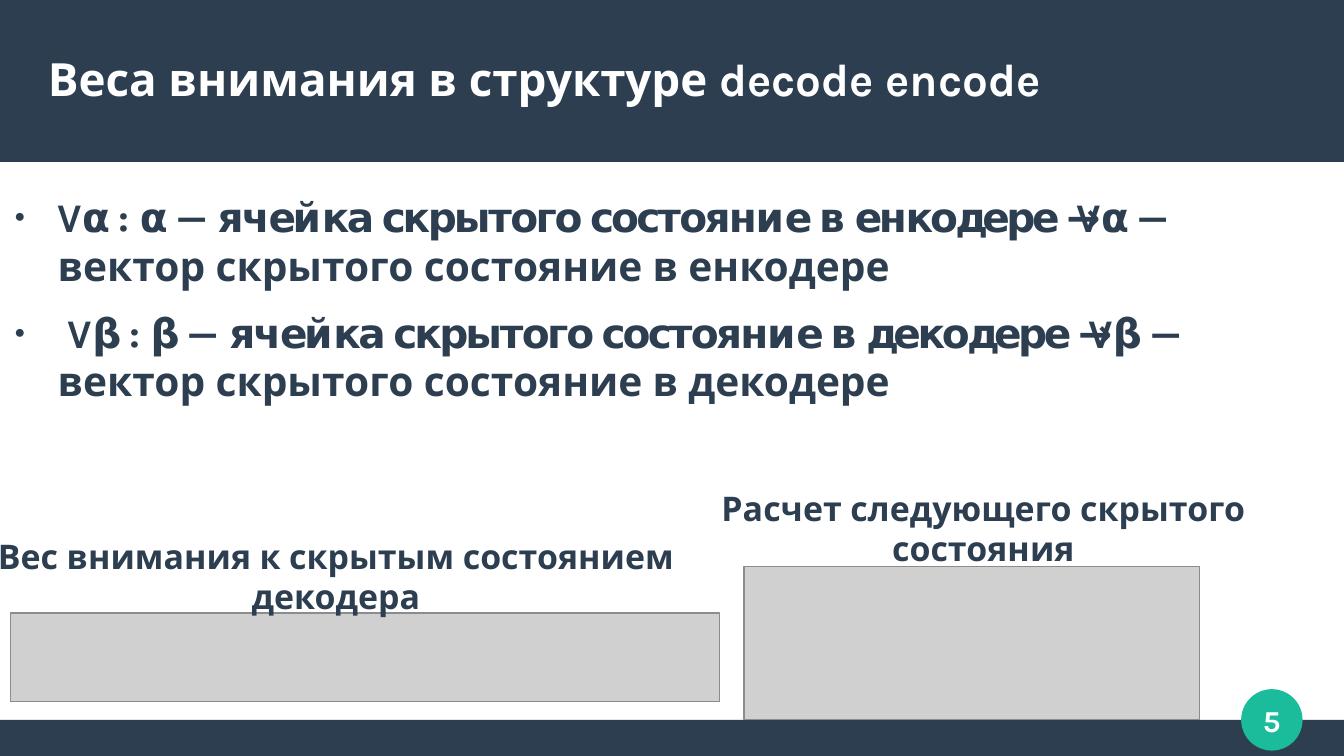
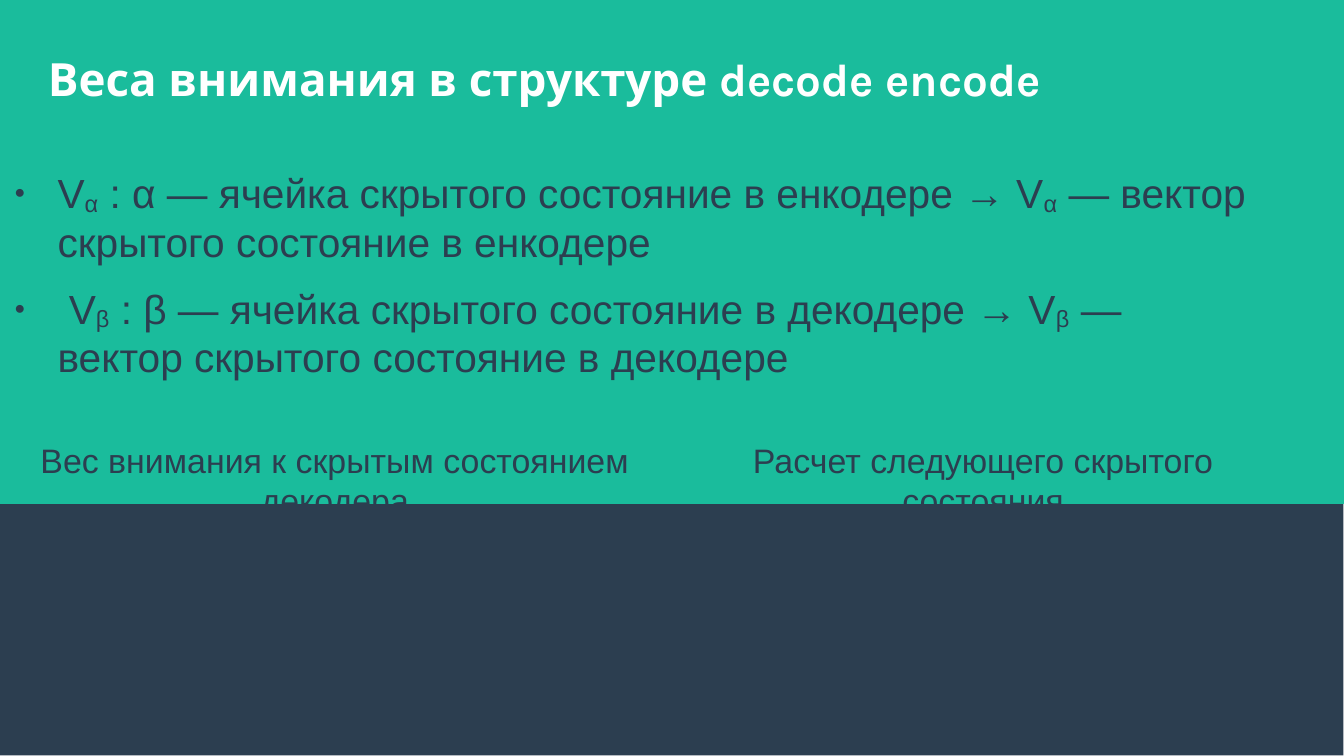
Before and after one commit to Zorinal/FilmBot, a slide deck: slide 14 of texts/Трансфомеры.pptx (slide 5 before the commit). Drawn at 1344x756 pixels with LibreOffice and Linux fonts; fonts in the diff are those of the drawing; grey boxes stand for pictures. Boxes give left, top, right and bottom in pixels: in the first picture for what was removed or moved away, otherwise in the second. Text is boxed around its words. In the diff, an @@ line names an element or a change of style, - is before the commit and + after.

```diff
--- a/texts/Трансфомеры.pptx
+++ b/texts/Трансфомеры.pptx
@@ rectangle: place and size @@
-rectangle at box(0, 0, 1344, 162)
+rectangle at box(0, 0, 1344, 756)
@@ rectangle added at box(0, 0, 1344, 504), fill #1ABC9C, outline #1ABC9C 0.85 pt @@
@@ text "Vα : α — ячейка ...": place and size @@
-text "Vα : α — ячейка ..." at box(58, 201, 1071, 406)
+text "Vα : α — ячейка ..." at box(58, 178, 1245, 380)
@@ text "Vα : α — ячейка ..." at box(58, 178, 1245, 380): font Karla to Arial, bold off; now subscript in "Vα Vα", "Vβ Vβ" @@
@@ text "Вес внимания к скрытым состоянием ..." at box(40, 450, 628, 504): font Karla to Arial, bold off @@
@@ text "Вес внимания к скрытым состоянием ...": place and size @@
-text "Вес внимания к скрытым состоянием ..." at box(0, 544, 674, 619)
+text "Вес внимания к скрытым состоянием ..." at box(40, 450, 628, 504)
@@ text "Расчет следующего скрытого состояния": place and size @@
-text "Расчет следующего скрытого состояния" at box(721, 496, 1245, 571)
+text "Расчет следующего скрытого состояния" at box(753, 450, 1214, 504)
@@ text "Расчет следующего скрытого состояния" at box(753, 450, 1214, 504): font Karla to Arial, bold off @@
@@ picture removed at box(744, 567, 1200, 721) @@
@@ picture removed at box(11, 613, 721, 702) @@
@@ ellipse removed at box(1243, 690, 1303, 750) @@
@@ page number removed at box(1263, 712, 1281, 733) @@
-5
@@ rectangle removed at box(0, 721, 1344, 756) @@
```
Also in this commit, not shown: 5 other slides changed, 20 slides added, 1 slide removed.
